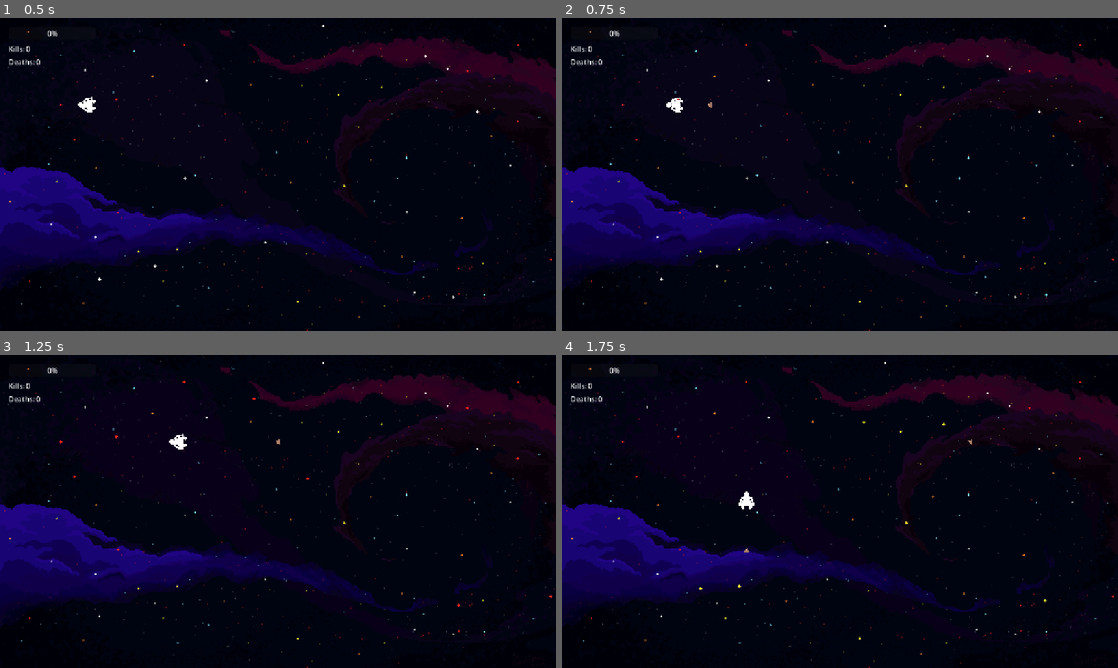
Above: before the commit, frames 1-4 (two rows, left to right).
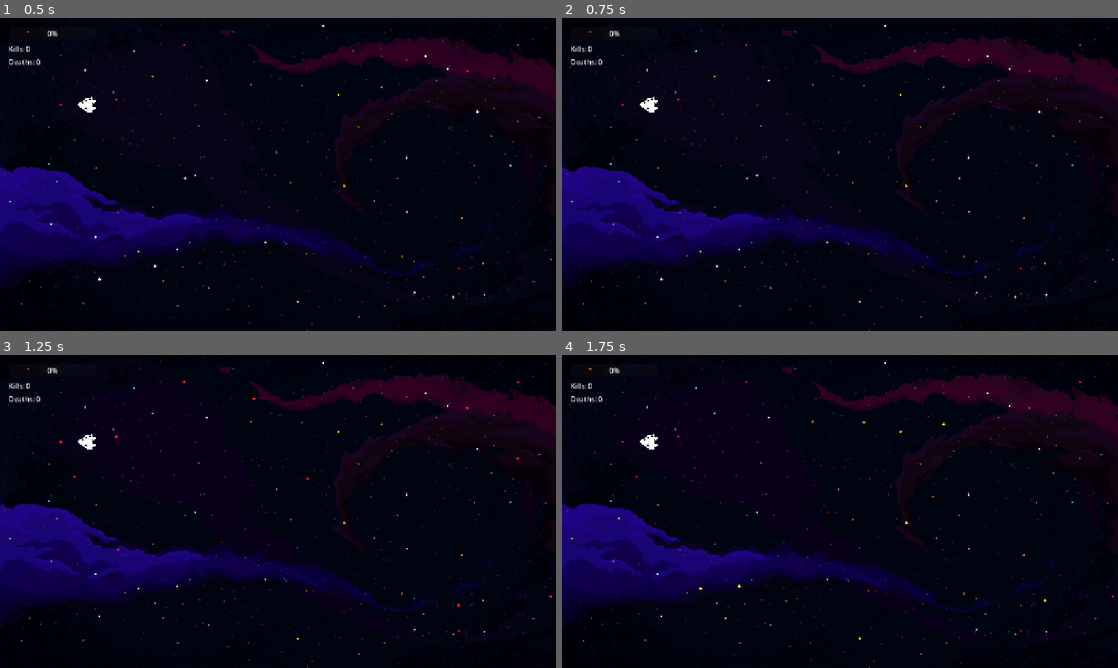
Above: after the commit, the same moments.

Repository: Asstro-Party/turbo-octo-guacamole
Game: Godot game, scene res://scenes/main.tscn
Two runs of this game, one before a commit and one after it. Both use one fixed random seed, a clock stepped at 60 frames per second and the inputs below.
Inputs (mouse positions are in pixels of both pictures, inside the frame that each line leads up to):
- Up to frame 1 (0.5 s): no input
- Up to frame 2 (0.75 s): tap Enter at 0.5 s; move the mouse to (962, 158) at 0.52 s; hold D (move_right) from 0.53 s (still down); hold Space from 0.53 s (still down); click (962, 158) at 0.67 s
- Up to frame 3 (1.25 s): keep holding D (move_right); keep holding Space
- Up to frame 4 (1.75 s): move the mouse to (728, 527) at 1.27 s; release D (move_right) at 1.28 s; release Space at 1.28 s; hold S (move_down) from 1.28 s (still down); tap Q at 1.35 s; click (728, 527) at 1.42 s; tap Space at 1.52, 1.55 s

Frame 1 is identical in both runs. In frame 2, 0.2% of the frame differs, in the area x 14-27%, y 25-31%; in frame 3, 0.2%; in frame 4, 0.2%, in the area x 14-74%, y 25-64%.

Commit message:
Removed some redundant code

Diff:
--- a/godot-game/scripts/Player.gd
+++ b/godot-game/scripts/Player.gd
@@ -43,19 +43,10 @@
 func _physics_process(delta):
 	if is_local_player:
 		_handle_local_input(delta)
-		# For local testing without server (editor mode)
-		if not network_manager or not network_manager.connected:
-			_handle_local_movement(delta)
-		# else:
-		# 	# Multiplayer mode - handle shooting here
-		# 	if Input.is_key_pressed(KEY_SPACE) or Input.is_mouse_button_pressed(MOUSE_BUTTON_LEFT):
-		# 		shoot()
 
 	# Update shoot cooldown
 	if _shoot_cooldown > 0.0:
 		_shoot_cooldown -= delta
-
-	# Do not move_and_slide() here; position is set by GameManager from server
 
 func _handle_local_input(delta):
 	# Only allow forward movement with space bar
@@ -70,33 +61,11 @@
 	if network_manager:
 		network_manager.send_player_input(input_dict)
 
-func _handle_local_movement(delta):
-	# Local movement fallback for testing without server
-	var input_vector = Vector2.ZERO
-	input_vector.x = Input.get_action_strength("move_right") - Input.get_action_strength("move_left")
-	input_vector.y = Input.get_action_strength("move_down") - Input.get_action_strength("move_up")
-	input_vector = input_vector.normalized()
-
-	if input_vector.length() > 0:
-		velocity = input_vector * speed
-		# Instant rotation - no interpolation for responsive turning
-		rotation = input_vector.angle()
-	else:
-		velocity = Vector2.ZERO
-
-	move_and_slide()
-
-	# Wrap around screen edges
-	_wrap_position()
-
 func _input(event):
 	if not is_local_player:
 		return
-	# Handle shooting for spacebar
-	if event is InputEventKey and event.pressed and event.keycode == KEY_SPACE and not event.echo:
-		shoot()
-	# Handle shooting for mouse button (single click)
-	if event is InputEventMouseButton and event.pressed and event.button_index == MOUSE_BUTTON_LEFT:
+	# Handle shooting for spacebar or mouse
+	if (event is InputEventKey and event.pressed and event.keycode == KEY_SPACE and not event.echo) or (event is InputEventMouseButton and event.pressed and event.button_index == MOUSE_BUTTON_LEFT):
 		shoot()
 
 func shoot():
@@ -116,21 +85,6 @@
 			}
 		})
 		player_shot.emit()
-	else:
-		# Local mode - spawn bullet directly
-		_spawn_local_bullet()
-
-func _spawn_local_bullet():
-	if not bullet_scene or not gun:
-		return
-
-	var bullet = bullet_scene.instantiate()
-	bullet.position = gun.global_position
-	bullet.rotation = rotation
-	bullet.shooter_id = player_id
-
-	# Add bullet to the scene tree
-	get_tree().get_root().add_child(bullet)
 
 func apply_remote_action(action: String, data: Dictionary):
 	pass # No longer used; state is set by GameManager from server
Not shown, changed: frontend/public/godot-game/index.html
Not shown, changed: frontend/public/godot-game/index.icon.png
Not shown, changed: frontend/public/godot-game/index.pck
